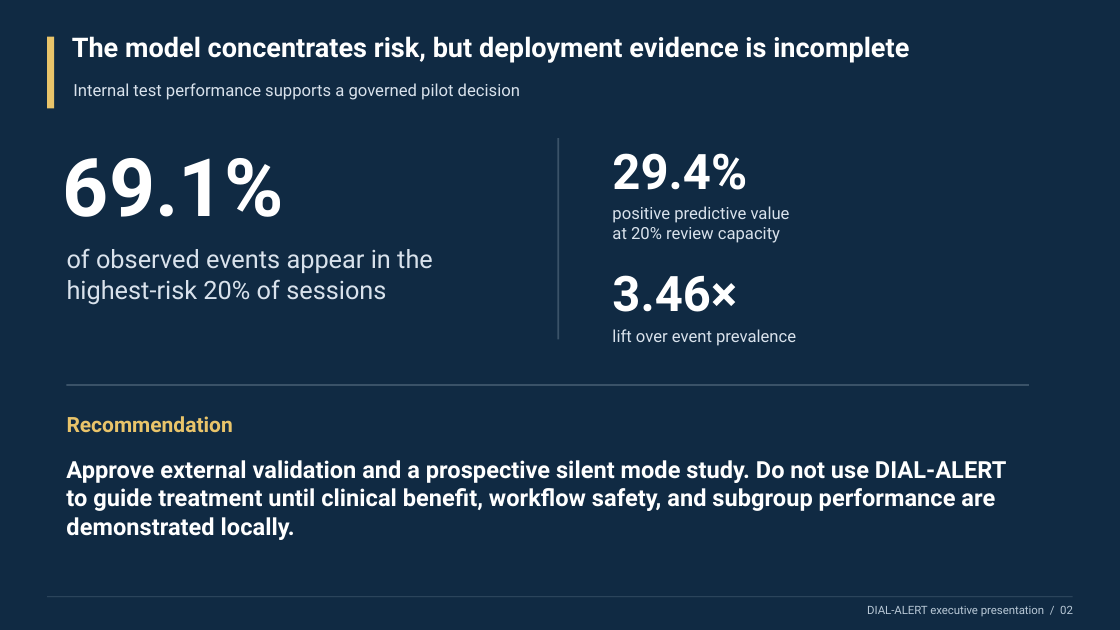
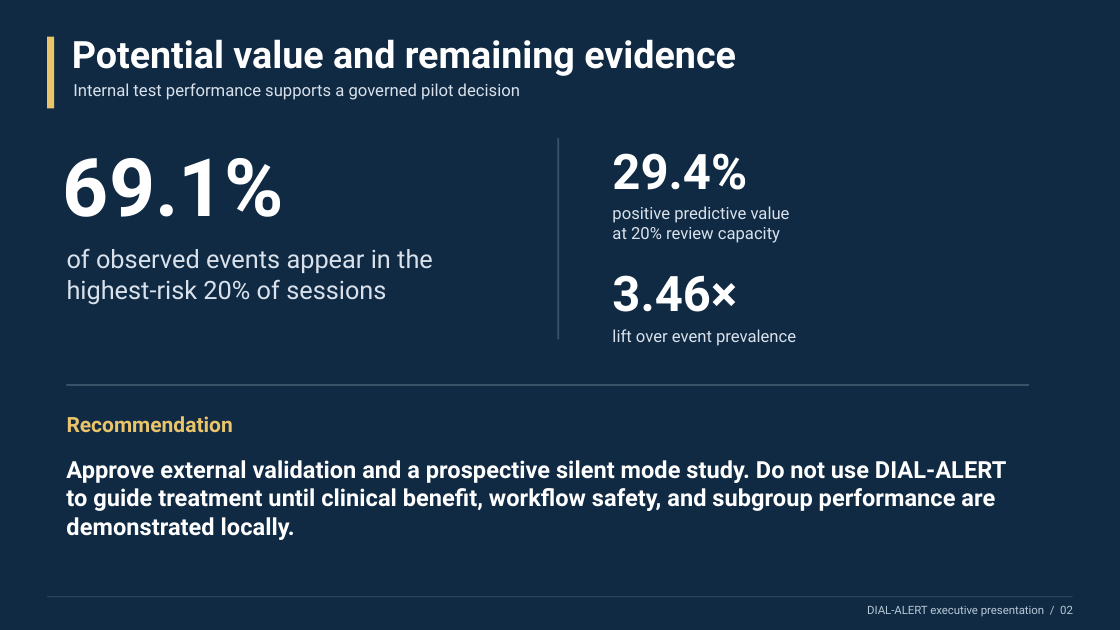
Before and after one commit to guillanofg/DIAL-ALERT, a slide deck: slide 2 of reports/Franklin_Guillano_DIAL_ALERT_Business_Presentation.pptx. Drawn at 1120x630 pixels with LibreOffice and Linux fonts; fonts in the diff are those of the drawing. Boxes give left, top, right and bottom in pixels: in the first picture for what was removed or moved away, otherwise in the second. Text is boxed around its words. In the diff, an @@ line names an element or a change of style, - is before the commit and + after.

Commit message:
Clarify submission evidence, improve presentations and document validation plans

```diff
--- a/reports/Franklin_Guillano_DIAL_ALERT_Business_Presentation.pptx
+++ b/reports/Franklin_Guillano_DIAL_ALERT_Business_Presentation.pptx
@@ text at box(72, 39, 736, 76): text changed; size 23.2 to 32.2 pt @@
-The model concentrates risk, but deployment evidence is incomplete
+Potential value and remaining evidence
```
Also in this commit, not shown: 6 other slides changed, 1 slide added, 1 slide removed, 28 other files.
